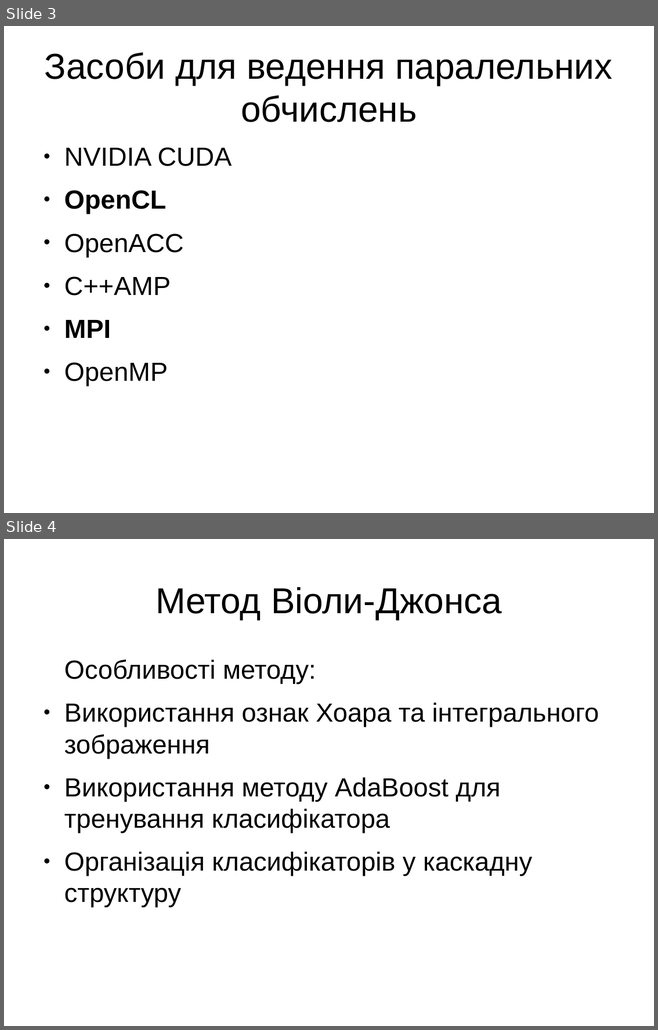
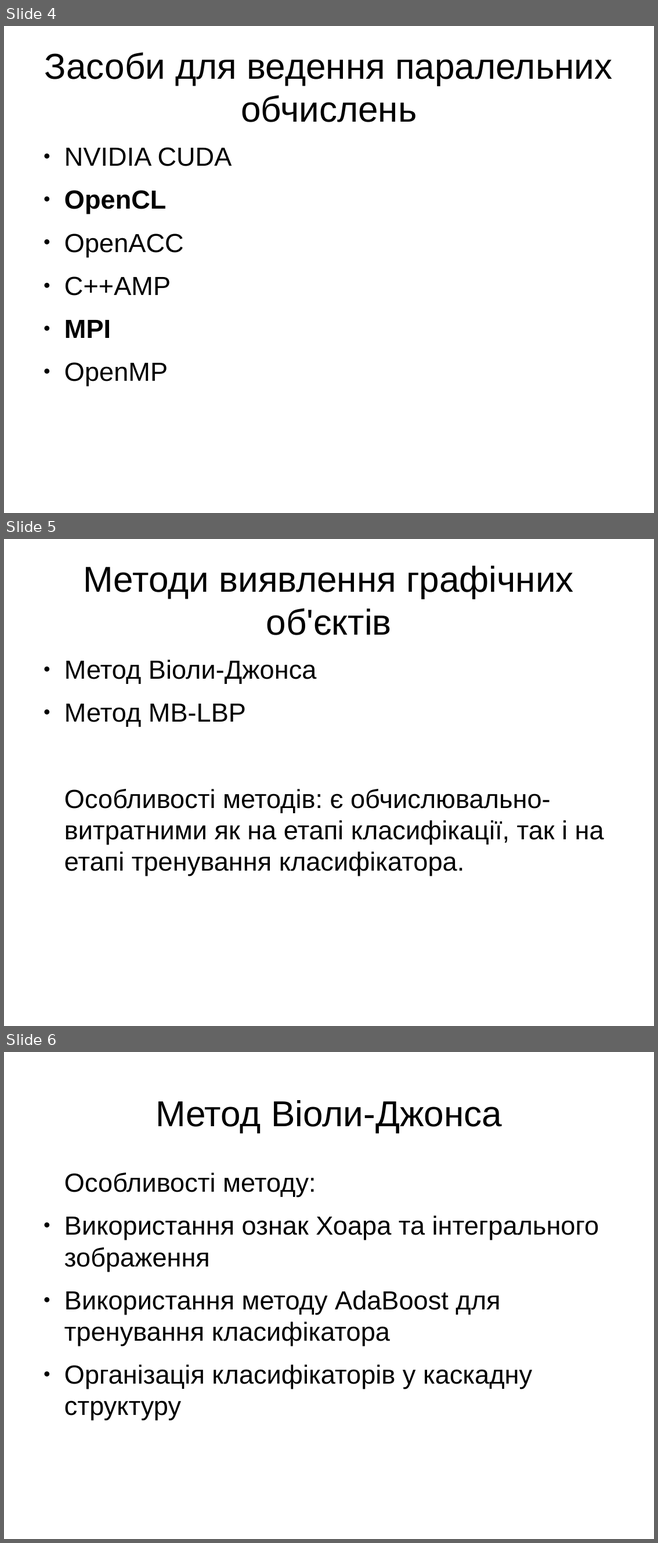
Before and after one commit to OlegTheCat/face-detection, a slide deck: doc/presentation.odp. Shown one above the other, each under a label of ours: slides 3 and 4 before the commit, slides 4, 5 and 6 after it. The pictures are 658x1030 and 658x1543 pixels, drawn with LibreOffice and Linux fonts; fonts in the diff are those of the drawing. Boxes give left, top, right and bottom in pixels: in the first picture for what was removed or moved away, otherwise in the second. Text is boxed around its words. In the diff, an @@ line names an element or a change of style, - is before the commit and + after.

```diff
--- a/doc/presentation.odp
+++ b/doc/presentation.odp
@@ slide 5 added at [4, 539, 654, 1026], background #FFFFFF @@
@@ title added at [83, 566, 574, 635], 44 pt, text #000000 @@
+Методи виявлення графічних об'єктів
@@ text added at [64, 660, 604, 876], 32 pt, text #000000 @@
+● Метод Віоли-Джонса
+● Метод MB-LBP
+Особливості методів: є обчислювально-витратними як на етапі класифікації, так і на етапі тренування класифікатора.
@@ what was slide 3 is now slide 4 @@
@@ what was slide 4 is now slide 6 @@
```
Also in this commit, not shown: 14 other slides added, 2 slides removed, 1 other file.
